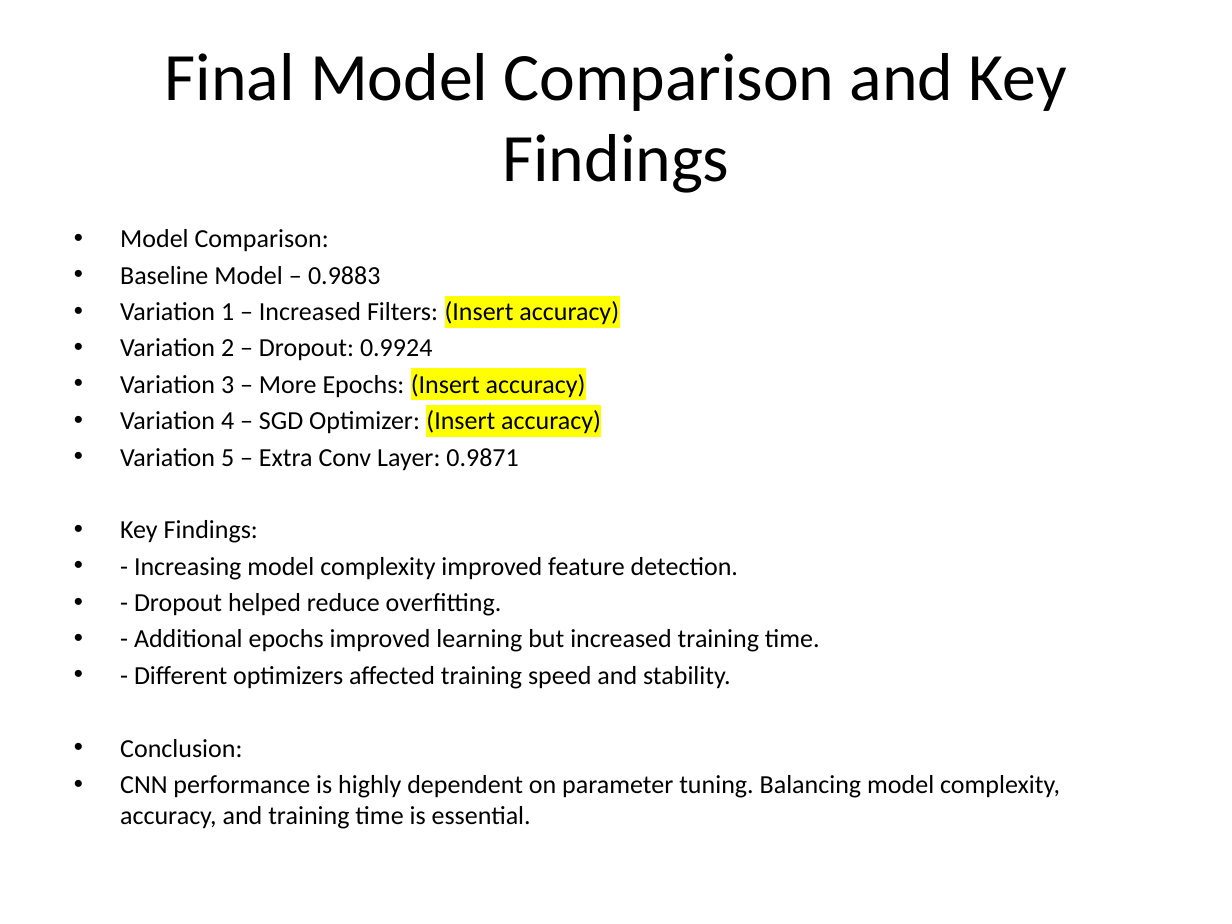
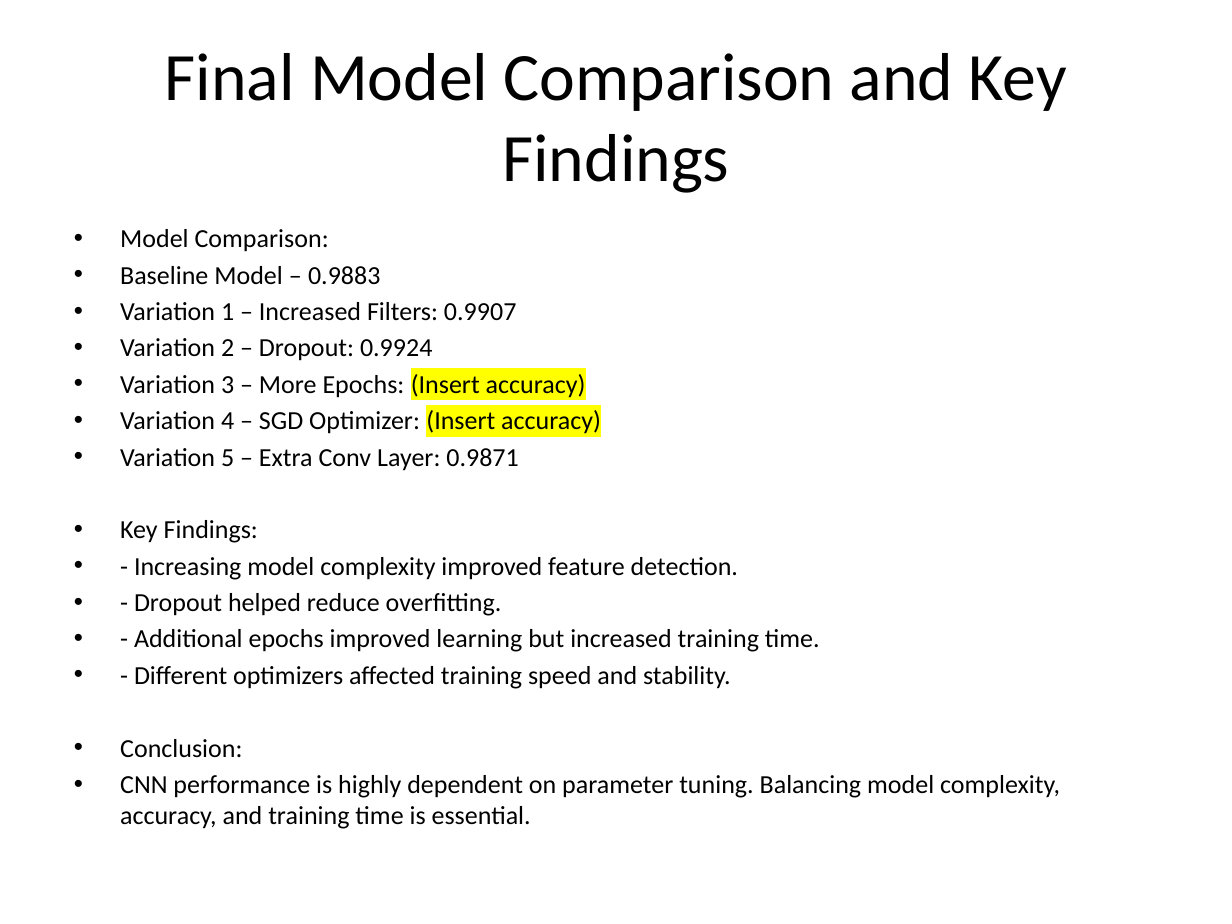
Before and after one commit to jamieridenour-rgb/IN501_Unit9, a slide deck: slide 8 of IN501_Ridenour_Kresser_Meadows_Mpianin_Galarza_Unit9_Assignment.pptx. Drawn at 1232x924 pixels with LibreOffice and Linux fonts; fonts in the diff are those of the drawing. Boxes give left, top, right and bottom in pixels: in the first picture for what was removed or moved away, otherwise in the second. Text is boxed around its words. In the diff, an @@ line names an element or a change of style, - is before the commit and + after.

Commit message:
Forgot to change one thing on a slide.

```diff
--- a/IN501_Ridenour_Kresser_Meadows_Mpianin_Galarza_Unit9_Assignment.pptx
+++ b/IN501_Ridenour_Kresser_Meadows_Mpianin_Galarza_Unit9_Assignment.pptx
@@ text at (x1=120, y1=302, x2=516, y2=321): text changed @@
-• Variation 1 – Increased Filters: (Insert accuracy)
+• Variation 1 – Increased Filters: 0.9907
```
